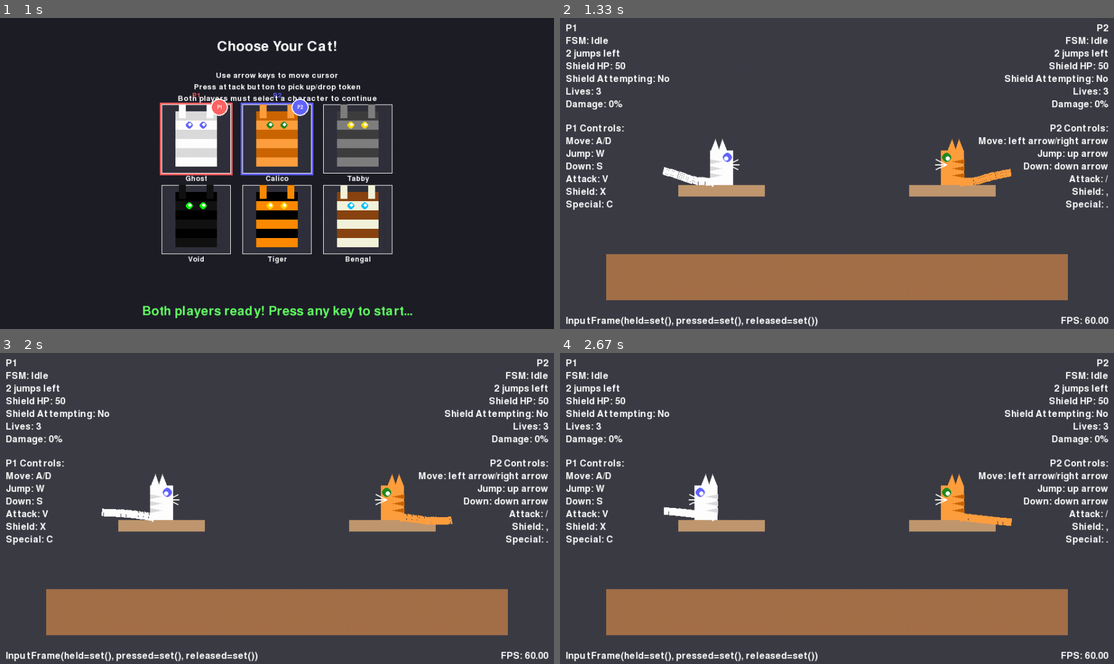
Above: before the commit, frames 1-4 (two rows, left to right).
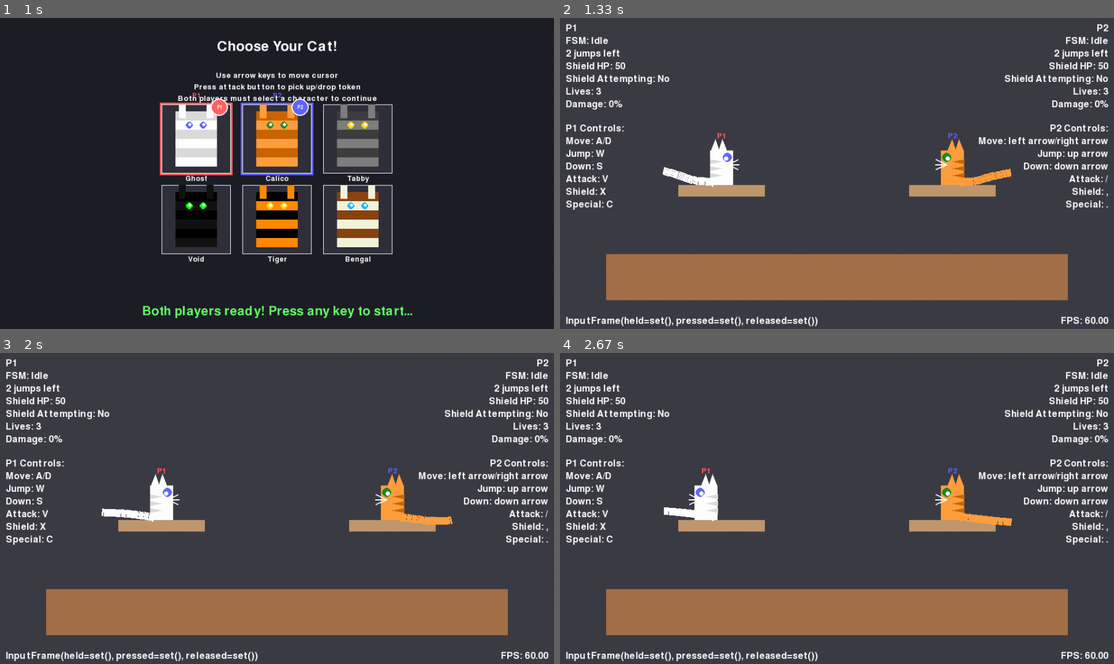
Above: after the commit, the same moments.

Repository: avidrucker/pycats
Game: pygame game, started from pycats/game.py
The game is run twice, just before and just after one commit, with the same random seed, the same clock (stepped at 60 frames per second) and the same inputs.
Inputs:
- Up to frame 1 (1 s): tap V at 0.33 s; tap / at 0.67 s
- Up to frame 2 (1.33 s): tap Enter at 1 s
- Up to frame 3 (2 s): tap V at 1.33 s; tap , at 1.67 s
- Up to frame 4 (2.67 s): tap A at 2.5 s

Frame 1 is identical in both runs. In frame 2, less than 0.1% of the frame differs, in the area x 28-72%, y 36-39%; in frame 3, less than 0.1%; in frame 4, less than 0.1%, in the area x 25-72%, y 36-39%.

Commit message:
fix draw player name, not character name

Diff:
--- a/pycats/game.py
+++ b/pycats/game.py
@@ -294,6 +294,21 @@
             else (HUD_PADDING, start_y + i * HUD_SPACING)
         )
         screen.blit(surf, pos)
+
+
+def draw_player_name(p: Player):
+    """Draw the player name above the cat."""
+    name_font = pygame.font.SysFont(None, 20)
+
+    # Choose color based on player name
+    if p.char_name == "P1":
+        color = (255, 100, 100)  # Red
+    else:
+        color = (100, 100, 255)  # Blue
+
+    name_text = name_font.render(p.char_name, True, color)
+    name_rect = name_text.get_rect(center=(p.rect.centerx, p.rect.top - 25))
+    screen.blit(name_text, name_rect)
 
 
 # ------------------------------------------------ win screen
@@ -454,7 +469,7 @@
         P1_KEYS,
         p1_data['color'],
         eye_color=p1_data['eye_color'],
-        char_name=p1_data['name'],
+        char_name="P1",  # Use player ID instead of character name
         facing_right=True,
     )
 
@@ -464,7 +479,7 @@
         P2_KEYS,
         p2_data['color'],
         eye_color=p2_data['eye_color'],
-        char_name=p2_data['name'],
+        char_name="P2",  # Use player ID instead of character name
         facing_right=False,
     )
 
@@ -533,6 +548,8 @@
             draw_eye(p, eye=False)  # Draw a glint in the eye
             draw_cat_features(p)  # Draw cat features (ears and whiskers)
             draw_stripes(p)  # Draw stripes on the player's back
+            # Draw player name above cat
+            draw_player_name(p)
             if p.fsm.state == "shield":
                 #### TODO: convert shield radius magic nums to config constants (READY)
                 ratio = p.shield_hp / SHIELD_MAX_HP
